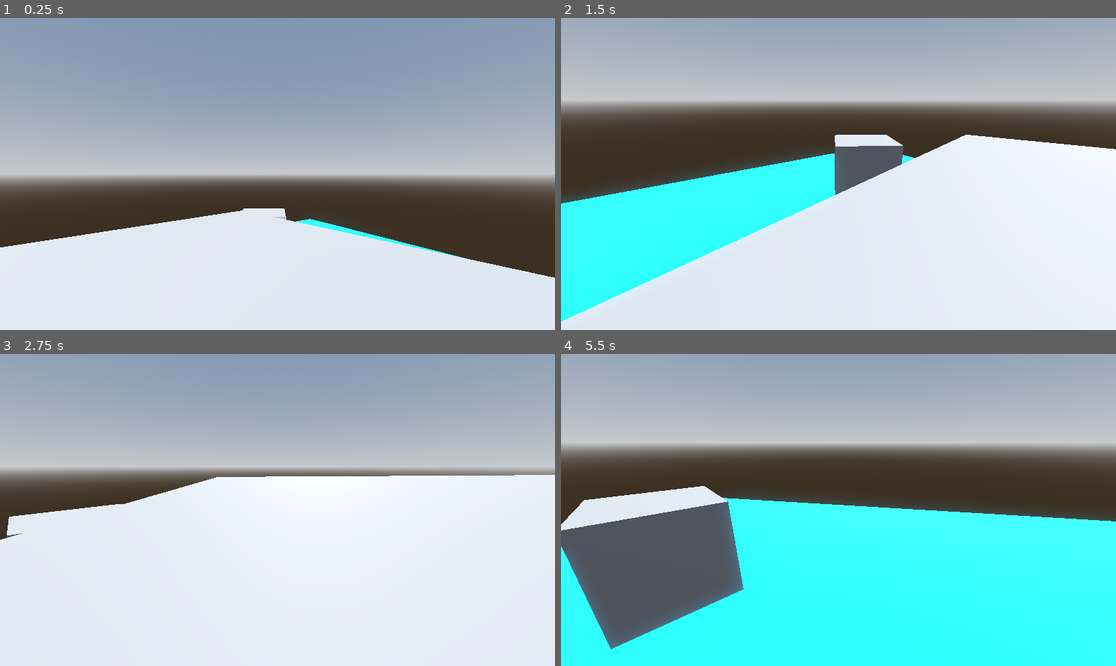
Above: before the commit, frames 1-4 (two rows, left to right).
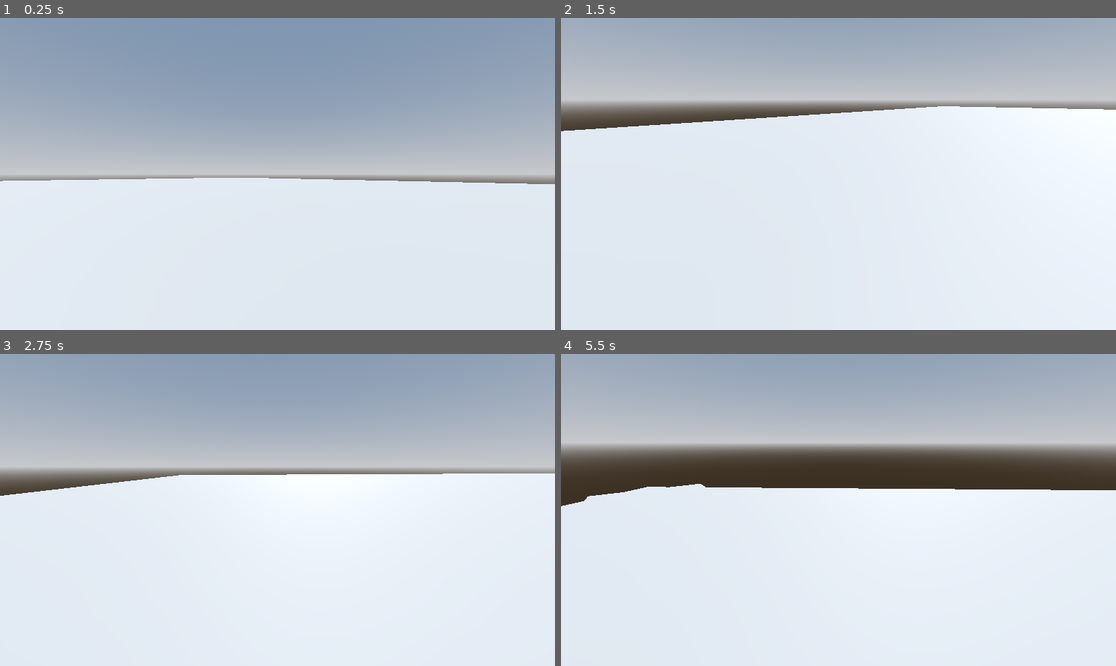
Above: after the commit, the same moments.

Repository: qdanq/Battle-duo
Game: Godot game, scene res://node_3d.tscn
The game is run twice, just before and just after one commit, with the same random seed, the same clock (stepped at 60 frames per second) and the same inputs.
Inputs (mouse positions are in pixels of both pictures, inside the frame that each line leads up to):
- Up to frame 1 (0.25 s): no input
- Up to frame 2 (1.5 s): tap Enter (ui_accept) at 0.5, 0.77 s; move the mouse to (960, 158) at 0.52 s; hold D (Right) 0.53-1.28 s; click (960, 158) at 0.67 s; move the mouse to (810, 174) at 1.27 s; hold W (Up) from 1.28 s (still down)
- Up to frame 3 (2.75 s): keep holding W (Up); tap Enter (ui_accept) at 1.52 s; move the mouse to (288, 503) at 2.02 s
- Up to frame 4 (5.5 s): keep holding W (Up); move the mouse to (832, 516) at 2.77 s; tap Enter (ui_accept) at 3.02, 3.77, 4.52 s; move the mouse to (877, 513) at 3.52 s; move the mouse to (794, 506) at 4.27 s; move the mouse to (844, 510) at 5.02 s

The runs differ from the first frame. In frame 1, 18% of the frame differs, in the area x 0-100%, y 51-84%; in frame 2, 28%; in frame 3, 2.8%; in frame 4, 55%, in the area x 0-100%, y 41-100%.

Commit message:
Create model folder.

Diff:
--- a/node_3d.tscn
+++ b/node_3d.tscn
@@ -55,10 +55,11 @@
 shape = SubResource("ConcavePolygonShape3D_ldb7j")
 
 [node name="CharacterBody3D" type="CharacterBody3D" parent="."]
-transform = Transform3D(1, 0, 0, 0, 1, 0, 0, 0, 1, 16.6295, 467.286, 26.9511)
+transform = Transform3D(1, 0, 0, 0, 1, 0, 0, 0, 1, 16.6295, 451.098, 15.7209)
 script = ExtResource("1_72tsf")
 
 [node name="MeshInstance3D" type="MeshInstance3D" parent="CharacterBody3D"]
+transform = Transform3D(1, 0, 0, 0, 1, 0, 0, 0, 1, -0.383804, -7.59711, 2.51682)
 mesh = SubResource("CapsuleMesh_78ryg")
 
 [node name="CollisionShape3D" type="CollisionShape3D" parent="CharacterBody3D"]
Not shown, added: models/untitled.vox
